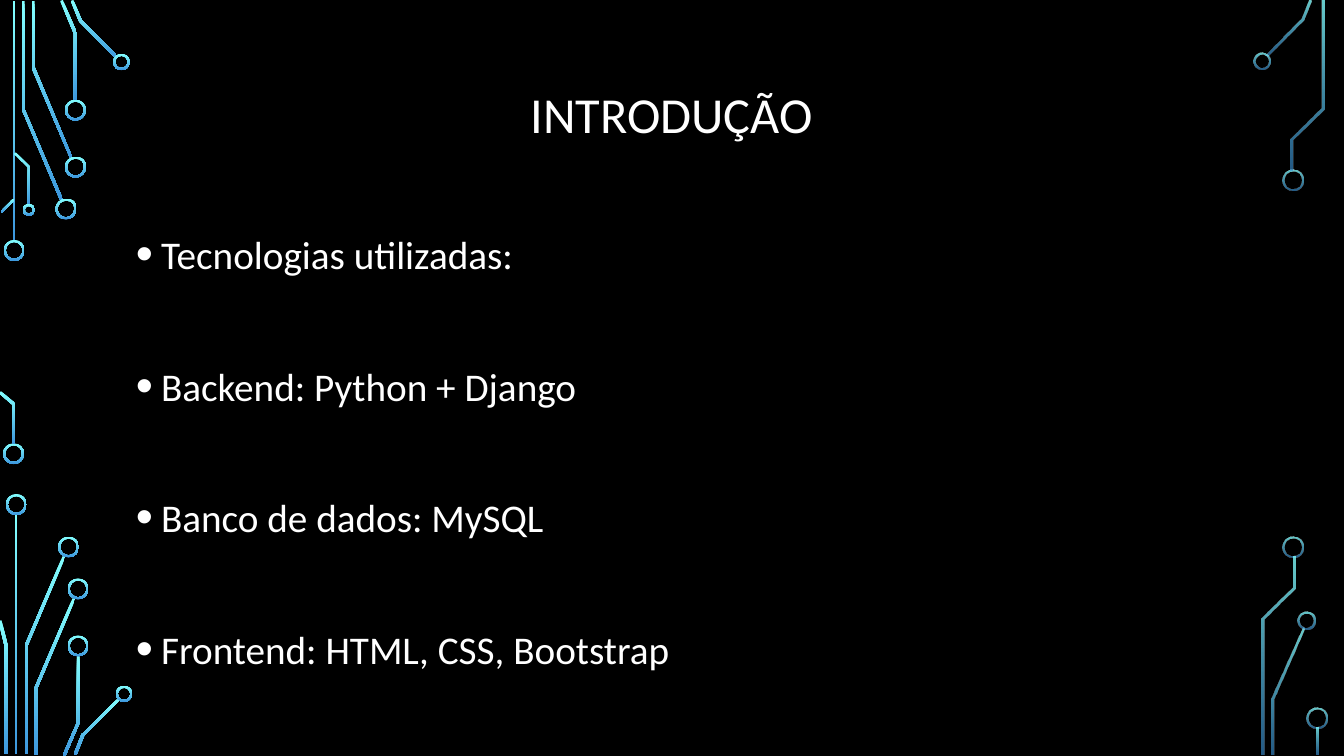
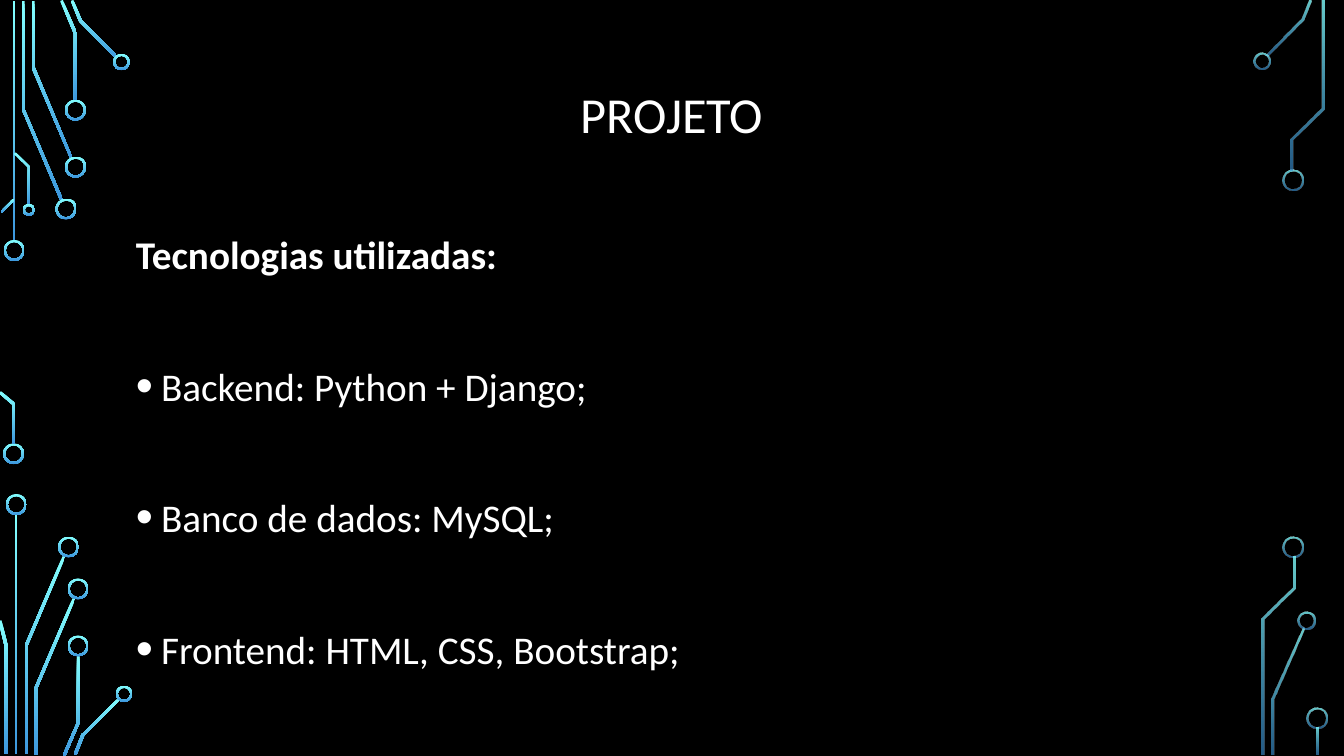
Before and after one commit to solutionsit-developer/Transportadora, a slide deck: slide 12 of transportadora/doc/Gestão de transportadora.pptx (slide 3 before the commit). Drawn at 1344x756 pixels with LibreOffice and Linux fonts; fonts in the diff are those of the drawing; background and template pictures are left out. Boxes give left, top, right and bottom in pixels: in the first picture for what was removed or moved away, otherwise in the second. Text is boxed around its words. In the diff, an @@ line names an element or a change of style, - is before the commit and + after.

```diff
--- a/transportadora/doc/Gestão de transportadora.pptx
+++ b/transportadora/doc/Gestão de transportadora.pptx
@@ title at box(580, 100, 763, 134): text changed @@
-INTRODUÇÃO
+PROJETO
@@ text at box(136, 241, 497, 276): bold on in "Tecnologias utilizadas:"; bullet • to none @@
@@ text at box(161, 373, 679, 671): text changed @@
-• Backend: Python + Django
-• Banco de dados: MySQL
-• Frontend: HTML, CSS, Bootstrap
+• Backend: Python + Django;
+• Banco de dados: MySQL;
+• Frontend: HTML, CSS, Bootstrap;
```
Also in this commit, not shown: 11 other slides changed, 11 slides added, 9 slides removed.
